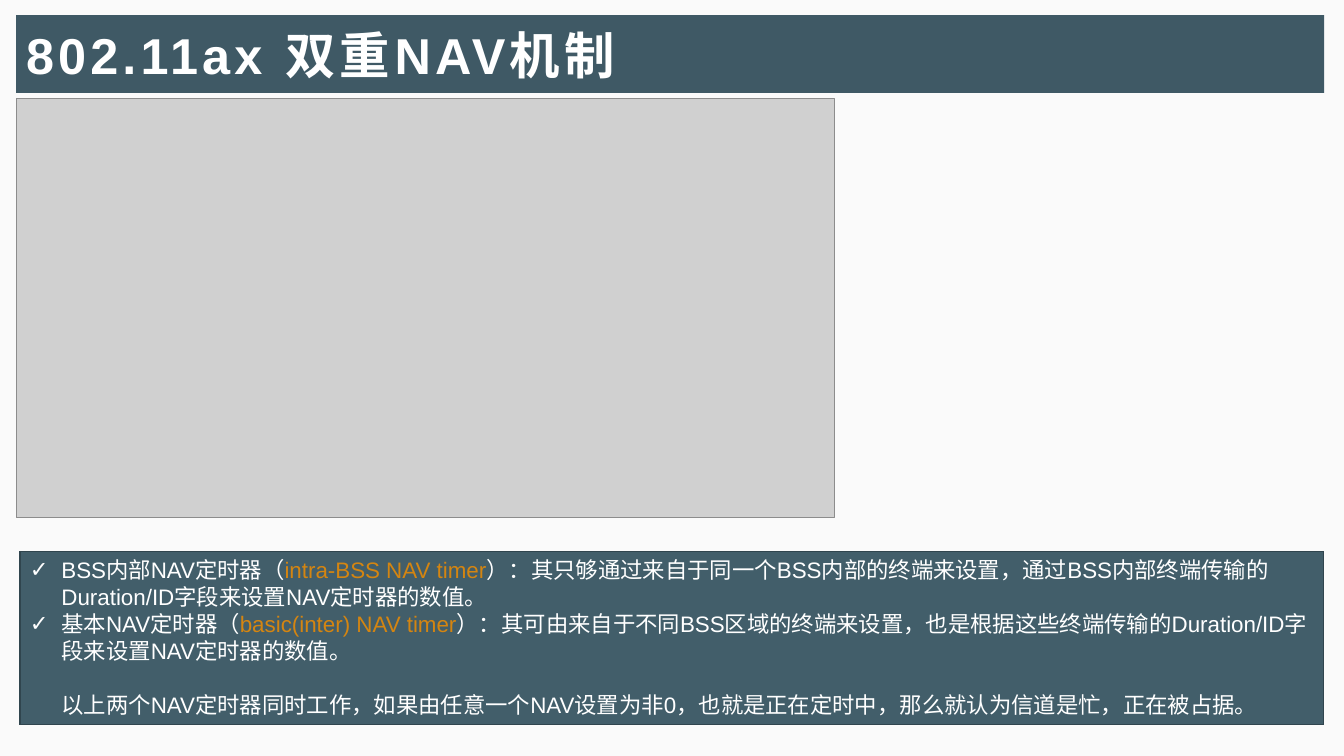
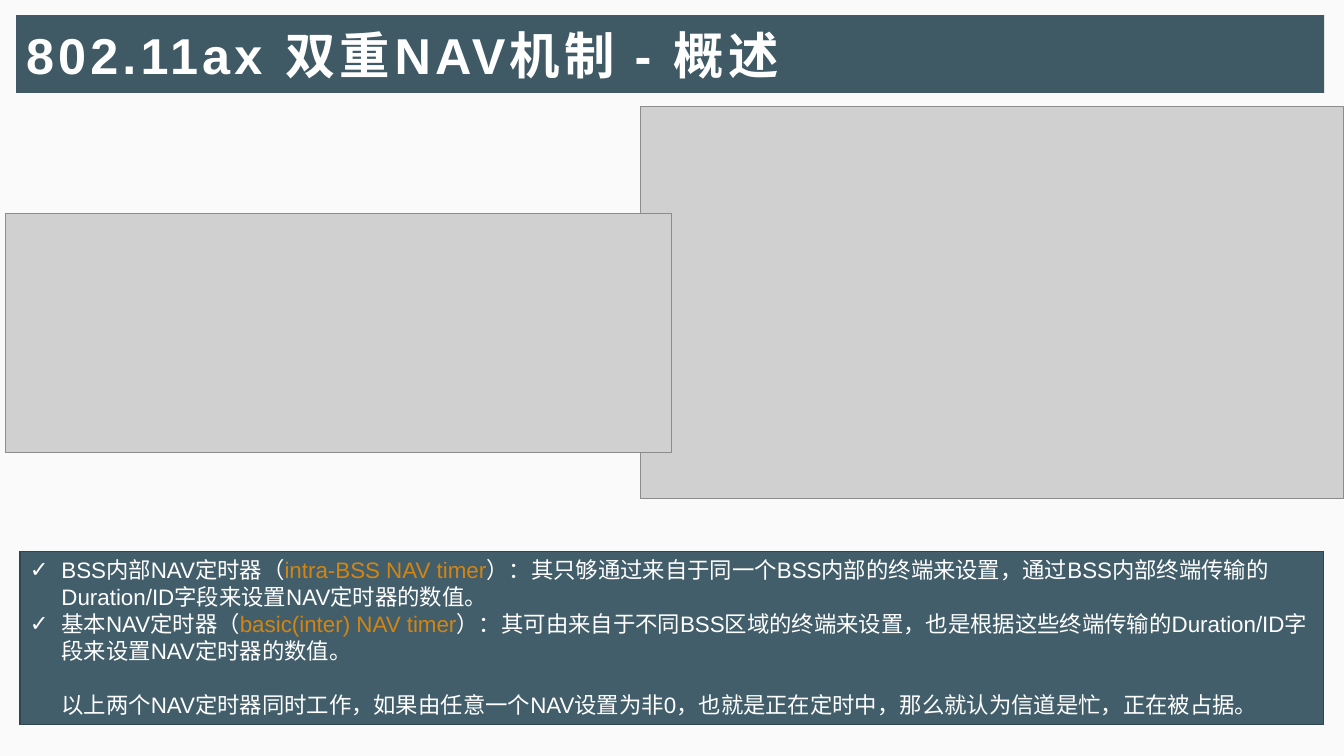
Before and after one commit to iamgzi/802.11ax, a slide deck: slide 15 of Doc/802.11NAV机制详解_M.pptx (slide 17 before the commit). Drawn at 1344x756 pixels with LibreOffice and Linux fonts; fonts in the diff are those of the drawing; grey boxes stand for pictures. Boxes give left, top, right and bottom in pixels: in the first picture for what was removed or moved away, otherwise in the second. Text is boxed around its words. In the diff, an @@ line names an element or a change of style, - is before the commit and + after.

```diff
--- a/Doc/802.11NAV机制详解_M.pptx
+++ b/Doc/802.11NAV机制详解_M.pptx
@@ title at (x1=26, y1=31, x2=779, y2=79): text changed @@
-802.11ax 双重NAV机制
+802.11ax 双重NAV机制 - 概述
@@ picture resized from (x1=16, y1=99, x2=835, y2=518) to (x1=640, y1=106, x2=1344, y2=498) @@
@@ picture added at (x1=5, y1=214, x2=671, y2=453) @@
```
Also in this commit, not shown: 10 other slides changed, 7 slides added, 1 slide removed, 1 other file.
